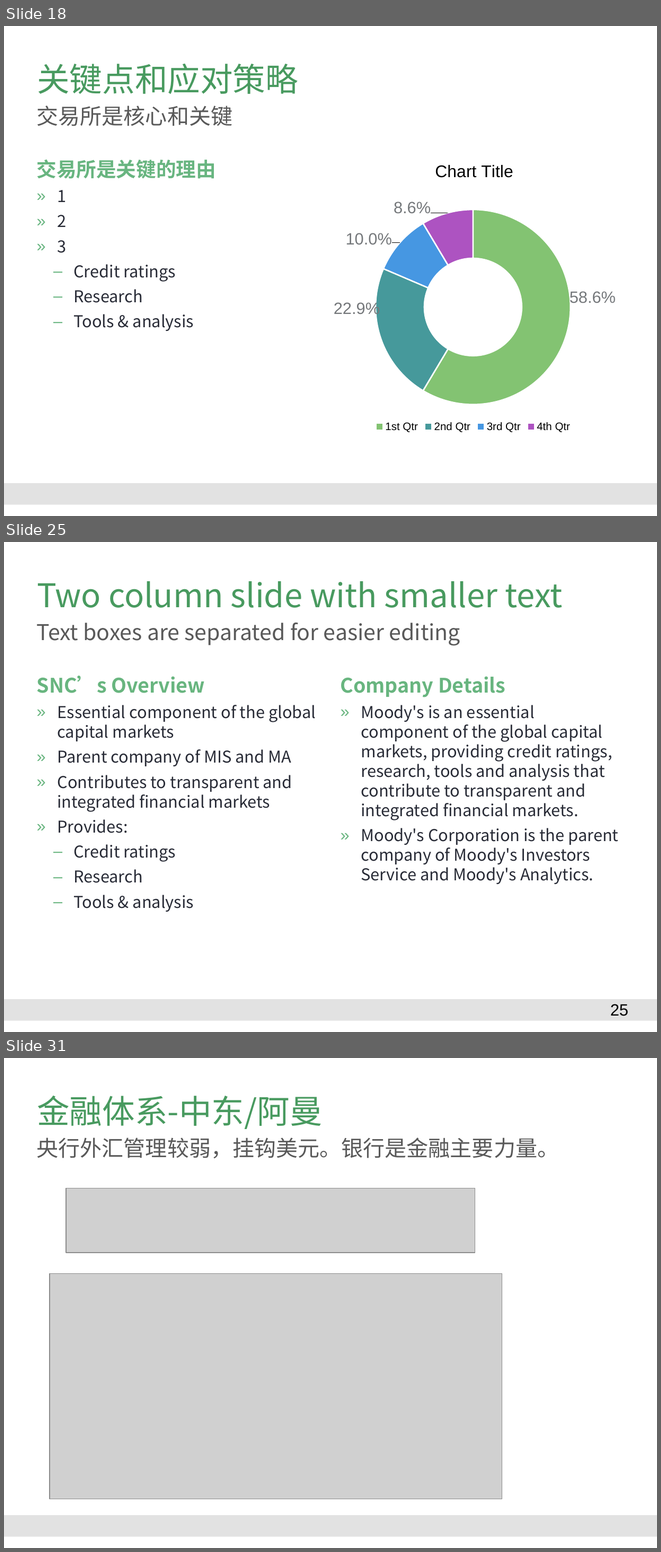
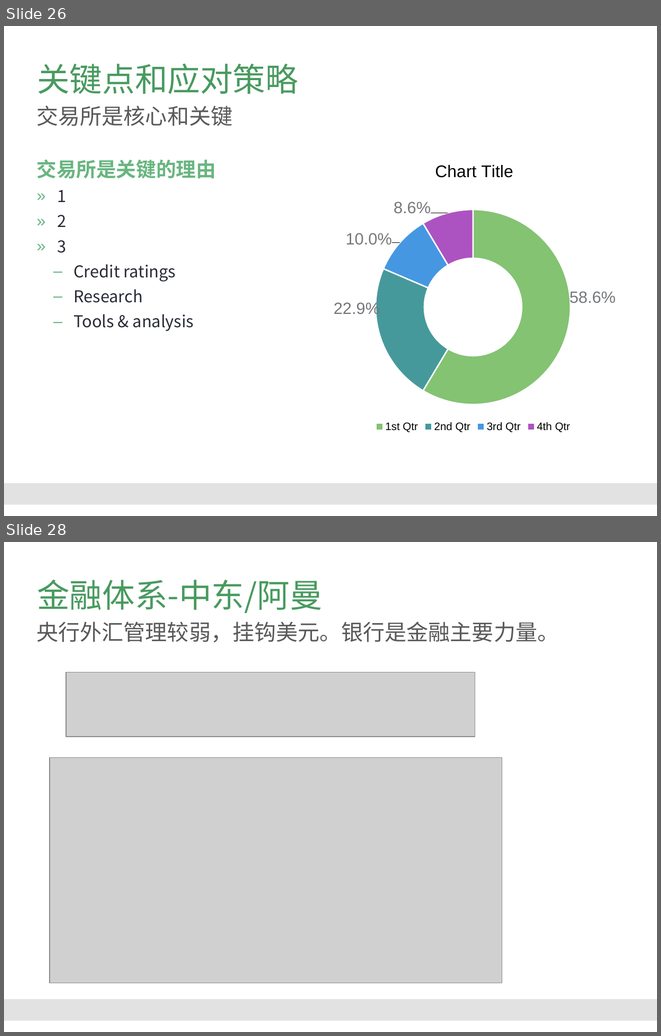
Before and after one commit to Catfeeds/DOC, a slide deck: A阿曼/proposal for Oman.pptx. Shown one above the other, each under a label of ours: slides 18, 25 and 31 before the commit, slides 26 and 28 after it; the slides between them are not shown. The pictures are 661x1552 and 661x1036 pixels, drawn with LibreOffice and Linux fonts; fonts in the diff are those of the drawing; grey boxes stand for pictures; background and template pictures are left out. Boxes give left, top, right and bottom in pixels: in the first picture for what was removed or moved away, otherwise in the second. Text is boxed around its words. In the diff, an @@ line names an element or a change of style, - is before the commit and + after.

```diff
--- a/A阿曼/proposal for Oman.pptx
+++ b/A阿曼/proposal for Oman.pptx
@@ slide 25 removed at [4,542,657,1032], background #FFFFFF; not listed: 1 template element that a slide beside it also shows @@
@@ title removed at [37,581,562,608] @@
-Two column slide with smaller text
@@ text removed at [37,623,461,646] @@
-Text boxes are separated for easier editing
@@ text removed at [37,676,316,911] @@
-SNC’s Overview
-  » Essential component of the global capital markets
-  » Parent company of MIS and MA
-  » Contributes to transparent and integrated financial markets
-  » Provides:
-    – Credit ratings
-    – Research
-    – Tools & analysis
@@ text removed at [341,676,619,884] @@
-Company Details
-  » Moody's is an essential component of the global capital markets, providing credit ratings, research, tools and analysis that contribute to transparent and integrated financial markets.
-  » Moody's Corporation is the parent company of Moody's Investors Service and Moody's Analytics.
@@ page number removed at [610,1004,628,1016] @@
-25
@@ what was slide 18 is now slide 26 @@
@@ what was slide 31 is now slide 28 @@
```
Also in this commit, not shown: 5 slides changed, 8 slides added, 10 other slides removed, 2 other files.
